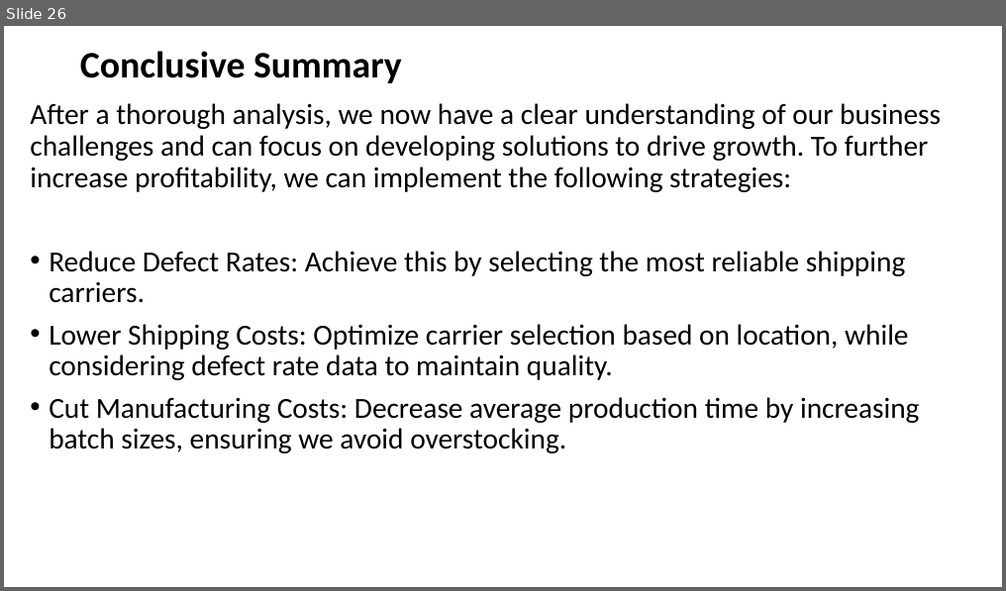
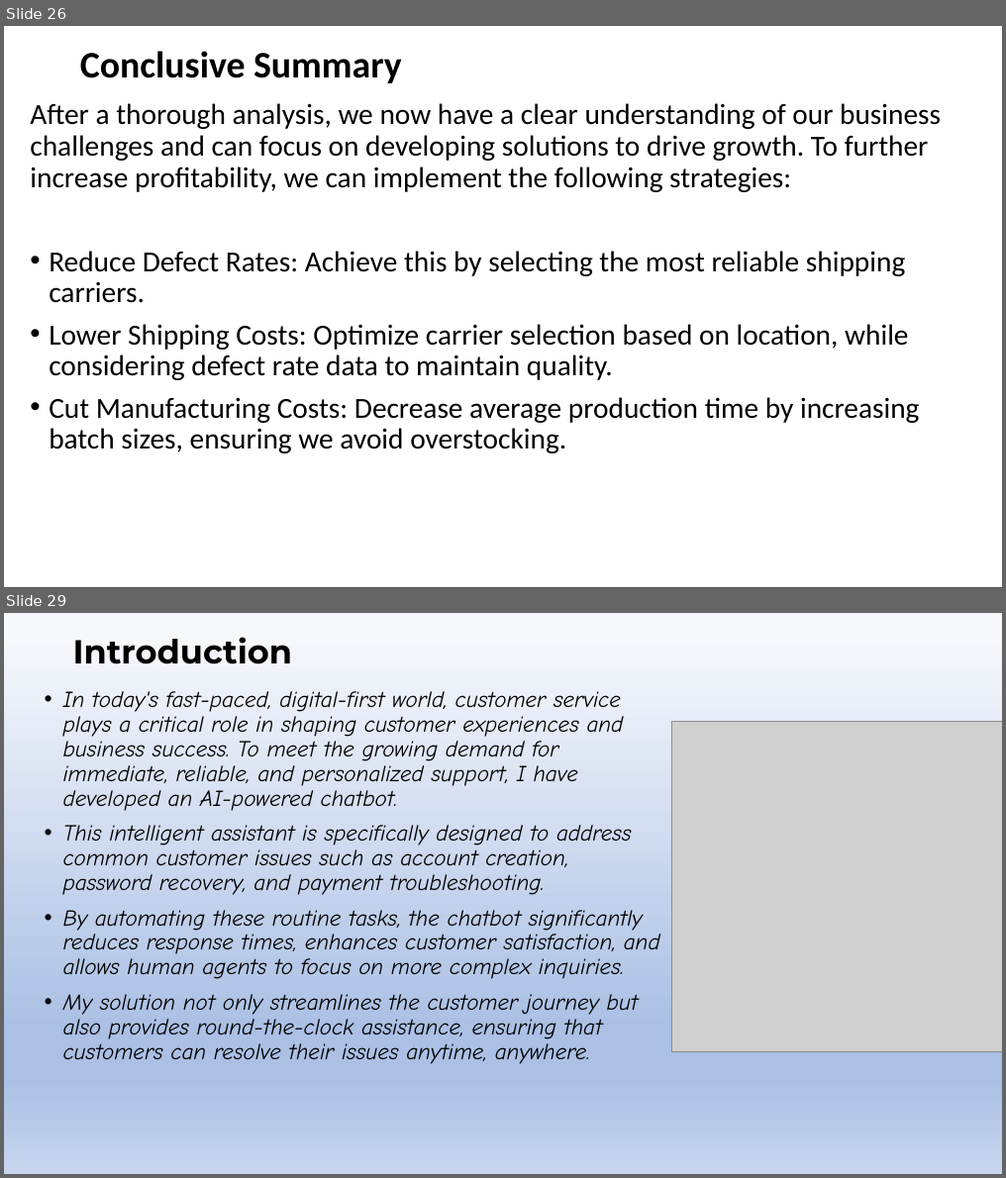
Before and after one commit to Sanket2102/Supply-Chain-Management, a slide deck: Supply Chain Management Presentation.pptx. Shown one above the other, each under a label of ours: slide 26 before the commit, slides 26 and 29 after it; the slides between them are not shown. The pictures are 1006x591 and 1006x1178 pixels, drawn with LibreOffice and Linux fonts; fonts in the diff are those of the drawing; grey boxes stand for pictures; background and template pictures are left out. Boxes give left, top, right and bottom in pixels: in the first picture for what was removed or moved away, otherwise in the second. Text is boxed around its words. In the diff, an @@ line names an element or a change of style, - is before the commit and + after.

```diff
--- a/Supply Chain Management Presentation.pptx
+++ b/Supply Chain Management Presentation.pptx
@@ slide 29 added at (4,613,1002,1174), background gradient #F6F8FC to #ABC0E4 to #C7D5ED @@
@@ title added at (73,637,293,664), 32 pt, text #000000, bold @@
+Introduction
@@ text added at (63,691,660,1064), 22 pt, text #000000, italic @@
+• In today's fast-paced, digital-first world, customer service plays a critical role in shaping customer experiences and business success. To meet the growing demand for immediate, reliable, and personalized support, I have developed an AI-powered chatbot.
+• This intelligent assistant is specifically designed to address common customer issues such as account creation, password recovery, and payment troubleshooting.
+• By automating these routine tasks, the chatbot significantly reduces response times, enhances customer satisfaction, and allows human agents to focus on more complex inquiries.
+• My solution not only streamlines the customer journey but also provides round-the-clock assistance, ensuring that customers can resolve their issues anytime, anywhere.
@@ picture added at (672,722,1002,1052) @@
```
Also in this commit, not shown: 2 slides changed, 27 other slides added.
